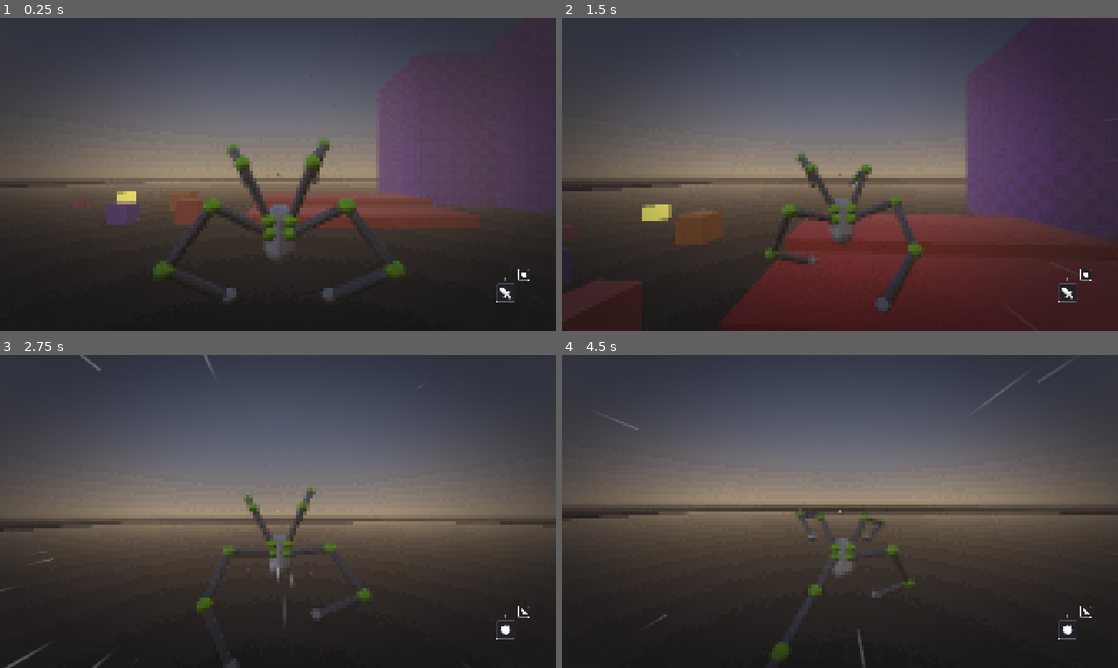
Above: before the commit, frames 1-4 (two rows, left to right).
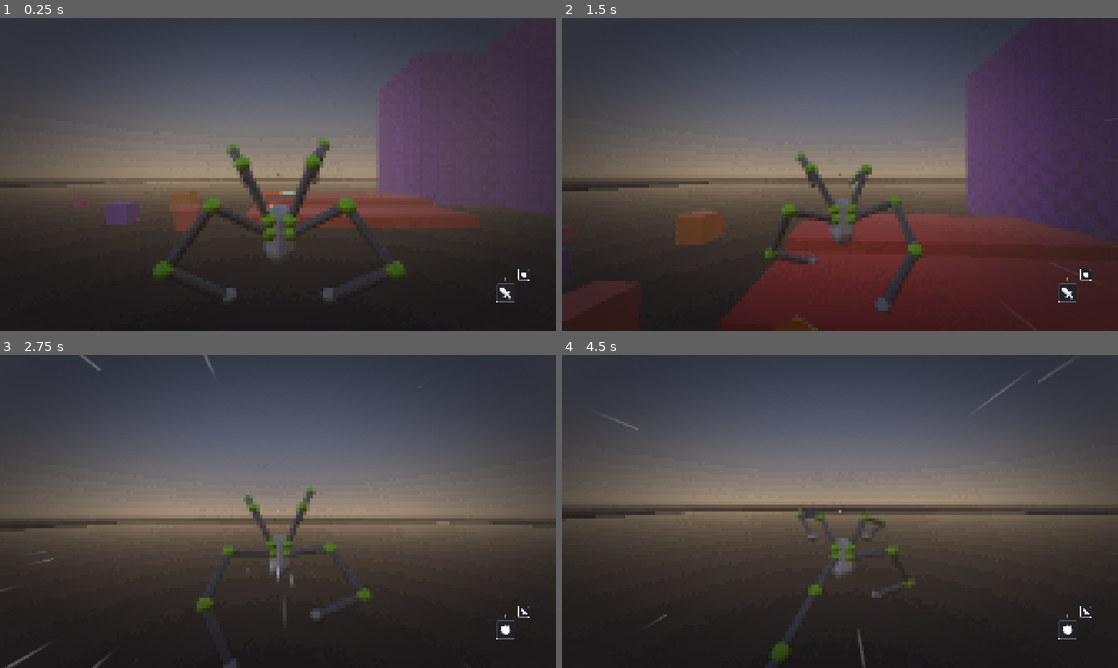
Above: after the commit, the same moments.

Repository: lliamsymonds04/doc-oc
Game: Godot game, scene res://main.tscn
The game is run twice, just before and just after one commit, with the same random seed, the same clock (stepped at 60 frames per second) and the same inputs.
Inputs (mouse positions are in pixels of both pictures, inside the frame that each line leads up to):
- Up to frame 1 (0.25 s): no input
- Up to frame 2 (1.5 s): move the mouse to (867, 174) at 0.52 s; hold W (forward) from 0.53 s (still down); tap Space (jump) at 0.6, 0.77, 1.07 s; move the mouse to (812, 174) at 1.27 s; click (812, 174) at 1.35 s
- Up to frame 3 (2.75 s): keep holding W (forward); tap Space (jump) at 1.52, 1.55, 1.82, 2.3 s; move the mouse to (289, 505) at 2.02 s; hold R (mode-switch) from 2.03 s (still down)
- Up to frame 4 (4.5 s): keep holding W (forward); move the mouse to (834, 517) at 2.77 s; release R (mode-switch) at 2.78 s; right-click (834, 517) at 2.85 s; tap Space (jump) at 3.02, 3.05, 3.32, 3.77, 3.8, 4.07, 4.35 s; move the mouse to (878, 514) at 3.52 s; hold Shift (sprint) 3.53-4.28 s; move the mouse to (795, 508) at 4.27 s

The runs differ from the first frame. In frame 1, 0.3% of the frame differs, in the area x 21-54%, y 55-68%; in frame 2, 0.3%; in frame 3, 0.2%; in frame 4, less than 0.1%.

Commit message:
feat: fireball enemy

Diff:
--- /dev/null
+++ b/assets/vfx/fire_tell.gd
@@ -0,0 +1,43 @@
+class_name FireTell
+extends Node3D
+
+## Charge-up played at the muzzle through a ranged attack's windup: the glow
+## grows and embers converge until the shot leaves.
+
+var _tween: Tween
+
+@onready var _glow: MeshInstance3D = $Glow
+@onready var _charge: GPUParticles3D = $Charge
+
+
+func _ready() -> void:
+	stop()
+
+
+## Grows the glow over `duration`; call it when the windup starts.
+func start(duration: float) -> void:
+	stop()
+
+	visible = true
+	_glow.scale = Vector3.ONE * 0.05
+
+	# The emitter idled for a whole cooldown; without this its first burst reuses
+	# the muzzle transform from the previous shot before catching up.
+	reset_physics_interpolation()
+	_glow.reset_physics_interpolation()
+	_charge.reset_physics_interpolation()
+	_charge.emitting = true
+	_charge.restart()
+
+	_tween = create_tween().set_trans(Tween.TRANS_CUBIC).set_ease(Tween.EASE_IN)
+	_tween.tween_property(_glow, "scale", Vector3.ONE, duration)
+
+
+func stop() -> void:
+	if _tween:
+		_tween.kill()
+		_tween = null
+
+	visible = false
+	if is_instance_valid(_charge):
+		_charge.emitting = false
--- /dev/null
+++ b/assets/vfx/fire_tell.tscn
@@ -0,0 +1,66 @@
+[gd_scene format=3 uid="uid://swgep8axw6ma"]
+
+[ext_resource type="Script" uid="uid://btvl5ij8glyao" path="res://assets/vfx/fire_tell.gd" id="1_script"]
+[ext_resource type="Texture2D" uid="uid://c2l3e7japhrgi" path="res://assets/textures/circle_05_a.png" id="2_glow"]
+
+[sub_resource type="StandardMaterial3D" id="Mat_glow"]
+transparency = 1
+blend_mode = 1
+shading_mode = 0
+albedo_color = Color(1, 0.55, 0.15, 1)
+albedo_texture = ExtResource("2_glow")
+billboard_mode = 1
+
+[sub_resource type="QuadMesh" id="Quad_glow"]
+
+[sub_resource type="StandardMaterial3D" id="Mat_charge"]
+transparency = 1
+blend_mode = 1
+shading_mode = 0
+vertex_color_use_as_albedo = true
+albedo_texture = ExtResource("2_glow")
+billboard_mode = 3
+particles_anim_h_frames = 1
+particles_anim_v_frames = 1
+particles_anim_loop = false
+
+[sub_resource type="Curve" id="Curve_alpha"]
+_data = [Vector2(0, 0), 0.0, 0.0, 0, 0, Vector2(0.35, 1), 0.0, 0.0, 0, 0, Vector2(1, 0), 0.0, 0.0, 0, 0]
+point_count = 3
+
+[sub_resource type="CurveTexture" id="CurveTexture_alpha"]
+curve = SubResource("Curve_alpha")
+
+[sub_resource type="ParticleProcessMaterial" id="PPM_charge"]
+emission_shape = 2
+emission_sphere_radius = 0.6
+direction = Vector3(0, 1, 0)
+spread = 180.0
+initial_velocity_max = 0.2
+gravity = Vector3(0, 0, 0)
+radial_accel_min = -10.0
+radial_accel_max = -6.0
+scale_min = 0.15
+scale_max = 0.3
+color = Color(1, 0.6, 0.2, 1)
+alpha_curve = SubResource("CurveTexture_alpha")
+
+[sub_resource type="QuadMesh" id="Quad_charge"]
+size = Vector2(0.3, 0.3)
+
+[node name="FireTell" type="Node3D" unique_id=1796861400]
+script = ExtResource("1_script")
+
+[node name="Glow" type="MeshInstance3D" parent="." unique_id=296885465]
+material_override = SubResource("Mat_glow")
+cast_shadow = 0
+mesh = SubResource("Quad_glow")
+
+[node name="Charge" type="GPUParticles3D" parent="." unique_id=546209412]
+material_override = SubResource("Mat_charge")
+cast_shadow = 0
+emitting = false
+amount = 16
+lifetime = 0.4
+process_material = SubResource("PPM_charge")
+draw_pass_1 = SubResource("Quad_charge")
--- /dev/null
+++ b/assets/vfx/fireball_impact.tscn
@@ -0,0 +1,152 @@
+[gd_scene format=3]
+
+[ext_resource type="Script" path="res://assets/vfx/impact_vfx.gd" id="1_script"]
+[ext_resource type="Texture2D" path="res://assets/textures/fire_01_a.png" id="2_fire"]
+[ext_resource type="Texture2D" path="res://assets/textures/trace_02_a.png" id="3_spark"]
+[ext_resource type="Texture2D" path="res://assets/textures/smoke_03_a.png" id="4_smoke"]
+
+[sub_resource type="StandardMaterial3D" id="Mat_fire"]
+transparency = 1
+blend_mode = 1
+shading_mode = 0
+billboard_mode = 3
+vertex_color_use_as_albedo = true
+albedo_texture = ExtResource("2_fire")
+
+[sub_resource type="QuadMesh" id="Quad_fire"]
+size = Vector2(1.2, 1.2)
+
+[sub_resource type="StandardMaterial3D" id="Mat_spark"]
+transparency = 1
+blend_mode = 1
+shading_mode = 0
+billboard_mode = 3
+vertex_color_use_as_albedo = true
+albedo_texture = ExtResource("3_spark")
+
+[sub_resource type="QuadMesh" id="Quad_spark"]
+size = Vector2(0.3, 0.3)
+
+[sub_resource type="StandardMaterial3D" id="Mat_smoke"]
+transparency = 1
+shading_mode = 0
+billboard_mode = 3
+vertex_color_use_as_albedo = true
+albedo_texture = ExtResource("4_smoke")
+
+[sub_resource type="QuadMesh" id="Quad_smoke"]
+size = Vector2(1, 1)
+
+[sub_resource type="Curve" id="Curve_fire_scale"]
+_data = [Vector2(0, 1), 0.0, 0.0, 0, 0, Vector2(1, 0.2), 0.0, 0.0, 0, 0]
+point_count = 2
+
+[sub_resource type="CurveTexture" id="CurveTexture_fire_scale"]
+curve = SubResource("Curve_fire_scale")
+
+[sub_resource type="Curve" id="Curve_fire_alpha"]
+_data = [Vector2(0, 1), 0.0, 0.0, 0, 0, Vector2(1, 0), 0.0, 0.0, 0, 0]
+point_count = 2
+
+[sub_resource type="CurveTexture" id="CurveTexture_fire_alpha"]
+curve = SubResource("Curve_fire_alpha")
+
+[sub_resource type="Curve" id="Curve_spark_alpha"]
+_data = [Vector2(0, 1), 0.0, 0.0, 0, 0, Vector2(1, 0), 0.0, 0.0, 0, 0]
+point_count = 2
+
+[sub_resource type="CurveTexture" id="CurveTexture_spark_alpha"]
+curve = SubResource("Curve_spark_alpha")
+
+[sub_resource type="Curve" id="Curve_smoke_scale"]
+_data = [Vector2(0, 0.5), 0.0, 0.0, 0, 0, Vector2(1, 1.6), 0.0, 0.0, 0, 0]
+point_count = 2
+
+[sub_resource type="CurveTexture" id="CurveTexture_smoke_scale"]
+curve = SubResource("Curve_smoke_scale")
+
+[sub_resource type="Curve" id="Curve_smoke_alpha"]
+_data = [Vector2(0, 0.6), 0.0, 0.0, 0, 0, Vector2(1, 0), 0.0, 0.0, 0, 0]
+point_count = 2
+
+[sub_resource type="CurveTexture" id="CurveTexture_smoke_alpha"]
+curve = SubResource("Curve_smoke_alpha")
+
+[sub_resource type="ParticleProcessMaterial" id="PPM_burst"]
+emission_shape = 1
+emission_sphere_radius = 0.2
+direction = Vector3(0, 1, 0)
+spread = 70.0
+initial_velocity_min = 2.0
+initial_velocity_max = 5.0
+gravity = Vector3(0, 2, 0)
+damping_min = 2.0
+damping_max = 4.0
+scale_min = 0.7
+scale_max = 1.1
+scale_curve = SubResource("CurveTexture_fire_scale")
+color = Color(1, 0.5, 0.12, 1)
+alpha_curve = SubResource("CurveTexture_fire_alpha")
+
+[sub_resource type="ParticleProcessMaterial" id="PPM_spark"]
+direction = Vector3(0, 1, 0)
+spread = 80.0
+initial_velocity_min = 6.0
+initial_velocity_max = 12.0
+gravity = Vector3(0, -20, 0)
+scale_min = 0.15
+scale_max = 0.3
+color = Color(1, 0.8, 0.4, 1)
+alpha_curve = SubResource("CurveTexture_spark_alpha")
+
+[sub_resource type="ParticleProcessMaterial" id="PPM_smoke"]
+emission_shape = 1
+emission_sphere_radius = 0.3
+direction = Vector3(0, 1, 0)
+spread = 60.0
+initial_velocity_min = 0.5
+initial_velocity_max = 1.5
+gravity = Vector3(0, 1, 0)
+damping_min = 1.0
+damping_max = 2.0
+scale_min = 0.6
+scale_max = 0.9
+scale_curve = SubResource("CurveTexture_smoke_scale")
+color = Color(0.12, 0.1, 0.1, 1)
+alpha_curve = SubResource("CurveTexture_smoke_alpha")
+
+[node name="FireballImpact" type="Node3D"]
+script = ExtResource("1_script")
+
+[node name="Burst" type="GPUParticles3D" parent="."]
+cast_shadow = 0
+material_override = SubResource("Mat_fire")
+emitting = false
+amount = 14
+lifetime = 0.5
+one_shot = true
+explosiveness = 1.0
+process_material = SubResource("PPM_burst")
+draw_pass_1 = SubResource("Quad_fire")
+
+[node name="Sparks" type="GPUParticles3D" parent="."]
+cast_shadow = 0
+material_override = SubResource("Mat_spark")
+emitting = false
+amount = 12
+lifetime = 0.4
+one_shot = true
+explosiveness = 1.0
+process_material = SubResource("PPM_spark")
+draw_pass_1 = SubResource("Quad_spark")
+
+[node name="Smoke" type="GPUParticles3D" parent="."]
+cast_shadow = 0
+material_override = SubResource("Mat_smoke")
+emitting = false
+amount = 6
+lifetime = 1.1
+one_shot = true
+explosiveness = 0.9
+process_material = SubResource("PPM_smoke")
+draw_pass_1 = SubResource("Quad_smoke")
--- a/assets/vfx/impact_vfx.gd
+++ b/assets/vfx/impact_vfx.gd
@@ -16,7 +16,9 @@
 			)
 			right = fallback.cross(normal)
 		right = right.normalized()
-		fwd = normal.cross(right).normalized()
+		# right x normal, not normal x right: the other order mirrors the basis
+		# (det -1) and back-face culling hides every particle.
+		fwd = right.cross(normal).normalized()
 		global_basis = Basis(right, normal, fwd)
 	else:
 		global_basis = Basis.IDENTITY
--- a/main.tscn
+++ b/main.tscn
@@ -10,6 +10,7 @@
 [ext_resource type="PackedScene" uid="uid://fqe70d8uduc6" path="res://ui/hud/hud.tscn" id="8_5vw27"]
 [ext_resource type="Script" uid="uid://c34dnohk30mk" path="res://systems/util/debug_ray_drawer.gd" id="9_dbg"]
 [ext_resource type="PackedScene" uid="uid://dqbd8ih3ynaal" path="res://systems/enemy/basic_enemy.tscn" id="10_4c57u"]
+[ext_resource type="PackedScene" path="res://systems/enemy/fireball_enemy.tscn" id="10_fireball"]
 [ext_resource type="Script" uid="uid://bdtssx7vpj7jn" path="res://systems/enemy/dummy.gd" id="11_efxa6"]
 [ext_resource type="Script" uid="uid://ctgilxfxha04r" path="res://main.gd" id="12_main"]
 [ext_resource type="Shader" uid="uid://cagkf5o8es3pp" path="res://shaders/pixelate.gdshader" id="13_pixel"]
@@ -64,25 +65,18 @@
 [sub_resource type="BoxShape3D" id="BoxShape3D_orange"]
 size = Vector3(2, 2, 2)
 
-[sub_resource type="StandardMaterial3D" id="BoxMat_yellow"]
-albedo_color = Color(1, 0.82, 0.2, 1)
-roughness = 0.4
-emission_enabled = true
-emission = Color(1, 0.75, 0.25, 1)
-emission_energy_multiplier = 1.2
+[sub_resource type="StandardMaterial3D" id="BoxMat_pink"]
+albedo_color = Color(1, 0.32, 0.62, 1)
+roughness = 0.45
+
+[sub_resource type="BoxShape3D" id="BoxShape3D_pink"]
+
+[sub_resource type="StandardMaterial3D" id="BoxMat_purple"]
+albedo_color = Color(0.62, 0.33, 1, 1)
+roughness = 0.45
 
 [sub_resource type="BoxShape3D" id="BoxShape3D_m2c1y"]
 size = Vector3(1.5, 1.5, 1.5)
-
-[sub_resource type="StandardMaterial3D" id="BoxMat_pink"]
-albedo_color = Color(1, 0.32, 0.62, 1)
-roughness = 0.45
-
-[sub_resource type="BoxShape3D" id="BoxShape3D_pink"]
-
-[sub_resource type="StandardMaterial3D" id="BoxMat_purple"]
-albedo_color = Color(0.62, 0.33, 1, 1)
-roughness = 0.45
 
 [sub_resource type="Resource" id="Resource_b5y0m"]
 script = ExtResource("3_kek77")
@@ -152,17 +146,6 @@
 [node name="CollisionShape3D" type="CollisionShape3D" parent="BoxOrange" unique_id=145132775]
 shape = SubResource("BoxShape3D_orange")
 
-[node name="BoxYellow" type="RigidBody3D" parent="." unique_id=145132776 groups=["impact_group", "trail_group"]]
-transform = Transform3D(1, 0, 0, 0, 1, 0, 0, 0, 1, -36, 0.75, 1)
-mass = 3.0
-
-[node name="BoxYellow" type="CSGBox3D" parent="BoxYellow" unique_id=145132709]
-size = Vector3(1.5, 1.5, 1.5)
-material = SubResource("BoxMat_yellow")
-
-[node name="CollisionShape3D" type="CollisionShape3D" parent="BoxYellow" unique_id=145132777]
-shape = SubResource("BoxShape3D_m2c1y")
-
 [node name="BoxPink" type="RigidBody3D" parent="." unique_id=145132778 groups=["impact_group", "trail_group"]]
 transform = Transform3D(1, 0, 0, 0, 1, 0, 0, 0, 1, -36, 1.5, 7)
 mass = 1.5
@@ -239,7 +222,7 @@
 [node name="Hud" parent="." unique_id=1447860461 instance=ExtResource("8_5vw27")]
 
 [node name="BoxCoral" type="RigidBody3D" parent="." unique_id=589689143 groups=["impact_group", "trail_group"]]
-transform = Transform3D(1, 0, 0, 0, 1, 0, 0, 0, 1, -21.865284, 1.7930105, 13.972524)
+transform = Transform3D(1, 0, 0, 0, 1, 0, 0, 0, 1, -21.865284, 0.7930105, 13.972524)
 mass = 4.0
 
 [node name="BoxCoral" type="CSGBox3D" parent="BoxCoral" unique_id=145132706]
@@ -255,6 +238,11 @@
 enemy_scene = ExtResource("10_4c57u")
 metadata/_custom_type_script = "uid://bdtssx7vpj7jn"
 
+[node name="FireballEnemy" type="Node3D" parent="."]
+transform = Transform3D(1, 0, 0, 0, 1, 0, 0, 0, 1, -15.682001, 0, 15)
+script = ExtResource("11_efxa6")
+enemy_scene = ExtResource("10_fireball")
+
 [connection signal="aim_at_enemy_changed" from="Player" to="Hud" method="_on_aim_at_enemy_changed"]
 [connection signal="attack_hit" from="Player" to="Hud" method="_on_attack_hit"]
 [connection signal="grabbing_changed" from="Player" to="Hud" method="_on_grabbing_changed"]
--- /dev/null
+++ b/systems/enemy/attack/enemy_fireball_attack.gd
@@ -0,0 +1,98 @@
+class_name EnemyFireballAttack
+extends EnemyAttack
+
+## IDLE -> WINDUP -> RECOVERY -> IDLE. The tell charges at the muzzle through
+## the windup, then a fireball is launched along the aim snapshot.
+
+enum Phase { IDLE, WINDUP, RECOVERY }
+
+const TELL_SCENE := preload("res://assets/vfx/fire_tell.tscn")
+const WORLD_MASK: int = 1
+
+var _config: FireballAttackConfig
+var _phase: Phase = Phase.IDLE
+var _phase_timer: float = 0.0
+var _tell: FireTell
+
+
+func _init(e: EnemyController, config: FireballAttackConfig) -> void:
+	super(e)
+	_config = config
+
+	_tell = TELL_SCENE.instantiate() as FireTell
+	_tell.position = Vector3(0.0, _config.muzzle_height, -_config.muzzle_forward)
+	e.add_child(_tell)
+
+
+func can_start(dist: float) -> bool:
+	if _phase != Phase.IDLE or dist >= _config.detection_range:
+		return false
+
+	return _has_line_of_sight()
+
+
+func start() -> void:
+	_phase = Phase.WINDUP
+	_phase_timer = _config.windup
+	_tell.start(_config.windup)
+
+
+func physics_update(dt: float) -> void:
+	if _phase == Phase.IDLE:
+		return
+
+	_phase_timer -= dt
+	if _phase_timer > 0.0:
+		return
+
+	match _phase:
+		Phase.WINDUP:
+			_phase = Phase.RECOVERY
+			_phase_timer = _config.recovery
+			_fire()
+		Phase.RECOVERY:
+			cancel()
+
+
+func cancel() -> void:
+	_phase = Phase.IDLE
+	_phase_timer = 0.0
+	_tell.stop()
+
+
+func is_committed() -> bool:
+	return _phase == Phase.WINDUP
+
+
+## Aim keeps tracking through the windup, so a strafing target is still hit.
+func committed_turn_speed() -> float:
+	return _config.turn_speed
+
+
+## Aim snapshot at release: the player can dodge once the fireball is out.
+func _fire() -> void:
+	_tell.stop()
+
+	var target := enemy.get_target()
+	if target == null:
+		return
+
+	var from := _muzzle()
+	var to := target.global_position + Vector3.UP * _config.aim_height
+	# root, not the enemy: the shot has to outlive its shooter
+	Fireball.spawn(_config, enemy.get_tree().current_scene, from, to)
+
+
+## The tell is parented to the enemy, so its transform is already the muzzle.
+func _muzzle() -> Vector3:
+	return _tell.global_position
+
+
+func _has_line_of_sight() -> bool:
+	var target := enemy.get_target()
+	if target == null:
+		return false
+
+	var to := target.global_position + Vector3.UP * _config.aim_height
+	var params := PhysicsRayQueryParameters3D.create(_muzzle(), to, WORLD_MASK)
+	return enemy.get_world_3d().direct_space_state.intersect_ray(params).is_empty()
--- /dev/null
+++ b/systems/enemy/config/fireball_attack_config.gd
@@ -0,0 +1,23 @@
+class_name FireballAttackConfig
+extends EnemyAttackConfig
+
+## Shooting starts inside this range.
+@export var detection_range: float = 14.0
+
+@export_group("Aim")
+## Yaw rate (rad/s) while committed; faster than the walk turn.
+@export var turn_speed: float = 8.0
+## Height above the enemy's feet the fireball leaves from.
+@export var muzzle_height: float = 1.5
+## How far in front of the visor it spawns, keeping the shot clear of the body.
+@export var muzzle_forward: float = 0.5
+## Height above the player's feet to aim at (their chest).
+@export var aim_height: float = 1.0
+
+@export_group("Shot")
+## Telegraph: the tell charges at the muzzle and only the aim tracks.
+@export var windup: float = 0.6
+@export var fireball_speed: float = 18.0
+@export var fireball_damage: float = 15.0
+## Recovery doubles as the cooldown before another windup can start.
+@export var recovery: float = 1.5
--- a/systems/enemy/enemy_controller.gd
+++ b/systems/enemy/enemy_controller.gd
@@ -65,6 +65,9 @@
 	var attack_config := config.attack
 	if attack_config == null:
 		attack_config = MeleeAttackConfig.new()
+
+	if attack_config is FireballAttackConfig:
+		return EnemyFireballAttack.new(self, attack_config as FireballAttackConfig)
 
 	if attack_config is SlamAttackConfig:
 		return EnemySlamAttack.new(self, attack_config as SlamAttackConfig)
--- /dev/null
+++ b/systems/enemy/fireball_enemy.tscn
@@ -0,0 +1,62 @@
+[gd_scene format=3]
+
+[ext_resource type="Script" path="res://systems/enemy/enemy_controller.gd" id="1_controller"]
+[ext_resource type="Script" path="res://systems/enemy/config/fireball_attack_config.gd" id="2_attack"]
+[ext_resource type="Script" path="res://systems/common/health_controller.gd" id="3_health"]
+[ext_resource type="Script" path="res://systems/enemy/config/enemy_config.gd" id="4_enemy_config"]
+[ext_resource type="PackedScene" path="res://systems/enemy/healthbar/health_bar.tscn" id="5_health_bar"]
+
+[sub_resource type="Resource" id="Resource_attack"]
+script = ExtResource("2_attack")
+detection_range = 14.0
+turn_speed = 8.0
+muzzle_height = 1.5
+muzzle_forward = 0.5
+aim_height = 1.0
+windup = 0.6
+fireball_speed = 18.0
+fireball_damage = 15.0
+recovery = 1.5
+
+[sub_resource type="Resource" id="Resource_config"]
+script = ExtResource("4_enemy_config")
+stop_distance = 10.0
+attack = SubResource("Resource_attack")
+
+[sub_resource type="StandardMaterial3D" id="Mat_body"]
+albedo_color = Color(0.95, 0.45, 0.1, 1)
+
+[sub_resource type="CapsuleMesh" id="Mesh_body"]
+material = SubResource("Mat_body")
+
+[sub_resource type="CapsuleShape3D" id="Shape_body"]
+
+[sub_resource type="StandardMaterial3D" id="Mat_visor"]
+albedo_color = Color(1, 0.9, 0.4, 1)
+
+[sub_resource type="BoxMesh" id="Mesh_visor"]
+size = Vector3(0.8, 0.342, 0.3)
+
+[node name="FireballEnemy" type="CharacterBody3D" node_paths=PackedStringArray("health_bar")]
+script = ExtResource("1_controller")
+config = SubResource("Resource_config")
+health_bar = NodePath("HealthBar")
+
+[node name="Mesh" type="MeshInstance3D" parent="."]
+transform = Transform3D(1, 0, 0, 0, 1, 0, 0, 0, 1, 0, 1, 0)
+mesh = SubResource("Mesh_body")
+
+[node name="Visor" type="MeshInstance3D" parent="Mesh"]
+transform = Transform3D(1, 0, 0, 0, 1, 0, 0, 0, 1, 0, 0.5175495, -0.36745787)
+material_override = SubResource("Mat_visor")
+mesh = SubResource("Mesh_visor")
+
+[node name="Hitbox" type="CollisionShape3D" parent="."]
+transform = Transform3D(1, 0, 0, 0, 1, 0, 0, 0, 1, 0, 1, 0)
+shape = SubResource("Shape_body")
+
+[node name="HealthController" type="Node" parent="."]
+script = ExtResource("3_health")
+
+[node name="HealthBar" parent="." instance=ExtResource("5_health_bar")]
+transform = Transform3D(1, 0, 0, 0, 1, 0, 0, 0, 1, 0, 2.5, 0)
--- /dev/null
+++ b/systems/enemy/projectile/fireball.gd
@@ -0,0 +1,75 @@
+class_name Fireball
+extends Node3D
+
+const SCENE := preload("res://systems/enemy/projectile/fireball.tscn")
+const IMPACT_SCENE := preload("res://assets/vfx/fireball_impact.tscn")
+const IMPACT_LIFETIME: float = 1.2
+
+@export var radius: float = 0.35
+@export var max_lifetime: float = 4.0
+@export_flags_3d_physics var hit_mask: int = 1 | 2
+
+var _velocity: Vector3
+var _life: float
+var _damage: float
+var _shape := SphereShape3D.new()
+
+@onready var _flame: GPUParticles3D = $Flame
+
+
+static func spawn(
+	config: FireballAttackConfig, parent: Node, from: Vector3, to: Vector3
+) -> Fireball:
+	var fireball := SCENE.instantiate() as Fireball
+	fireball._damage = config.fireball_damage
+	parent.add_child(fireball)
+	fireball._launch(from, to - from, config.fireball_speed)
+	return fireball
+
+
+func _ready() -> void:
+	_shape.radius = radius
+
+
+func _launch(from: Vector3, dir: Vector3, speed: float) -> void:
+	global_position = from
+	_velocity = dir.normalized() * speed
+	reset_physics_interpolation()
+
+	_flame.emitting = true
+
+
+func _physics_process(dt: float) -> void:
+	_life += dt
+	if _life > max_lifetime:
+		queue_free()
+		return
+
+	var motion := _velocity * dt
+	var hit: Variant = RaycastUtil.shape_cast(
+		get_world_3d().direct_space_state, _shape, global_position, motion, hit_mask
+	)
+
+	if hit == null:
+		global_position += motion
+		return
+
+	var normal: Vector3 = hit["normal"]
+	var collider: Object = hit["collider"]
+	global_position = hit["position"]
+	_explode(normal, collider)
+
+
+func _explode(normal: Vector3, collider: Object) -> void:
+	var player := collider as PlayerController
+	if player != null:
+		player.take_damage(_damage)
+
+	var impact := IMPACT_SCENE.instantiate() as ImpactVFX
+	# root, not the fireball: the burst has to outlive this node
+	get_tree().current_scene.add_child(impact)
+	impact.play(global_position, normal)
+	# nothing else owns the burst, so it would sit in the tree forever
+	get_tree().create_timer(IMPACT_LIFETIME).timeout.connect(impact.queue_free)
+
+	queue_free()
--- /dev/null
+++ b/systems/enemy/projectile/fireball.tscn
@@ -0,0 +1,79 @@
+[gd_scene format=3 uid="uid://cf0rhydpl5q4r"]
+
+[ext_resource type="Script" uid="uid://pgvw8cbw2hvu" path="res://systems/enemy/projectile/fireball.gd" id="1_script"]
+[ext_resource type="Texture2D" uid="uid://d21y51e3quq58" path="res://assets/textures/fire_01_a.png" id="2_core"]
+[ext_resource type="Texture2D" uid="uid://c1q2eg4haa3sb" path="res://assets/textures/flame_02_a.png" id="3_flame"]
+
+[sub_resource type="StandardMaterial3D" id="Mat_core"]
+transparency = 1
+blend_mode = 1
+shading_mode = 0
+albedo_color = Color(1, 0.55, 0.15, 1)
+albedo_texture = ExtResource("2_core")
+billboard_mode = 1
+
+[sub_resource type="QuadMesh" id="Quad_core"]
+
+[sub_resource type="StandardMaterial3D" id="Mat_flame"]
+transparency = 1
+blend_mode = 1
+shading_mode = 0
+vertex_color_use_as_albedo = true
+albedo_texture = ExtResource("3_flame")
+billboard_mode = 3
+particles_anim_h_frames = 1
+particles_anim_v_frames = 1
+particles_anim_loop = false
+
+[sub_resource type="Curve" id="Curve_flame_alpha"]
+_data = [Vector2(0, 1), 0.0, 0.0, 0, 0, Vector2(1, 0), 0.0, 0.0, 0, 0]
+point_count = 2
+
+[sub_resource type="CurveTexture" id="CurveTexture_flame_alpha"]
+curve = SubResource("Curve_flame_alpha")
+
+[sub_resource type="Curve" id="Curve_flame_scale"]
+_data = [Vector2(0, 1), 0.0, 0.0, 0, 0, Vector2(1, 0.1), 0.0, 0.0, 0, 0]
+point_count = 2
+
+[sub_resource type="CurveTexture" id="CurveTexture_flame_scale"]
+curve = SubResource("Curve_flame_scale")
+
+[sub_resource type="ParticleProcessMaterial" id="PPM_flame"]
+direction = Vector3(0, 1, 0)
+spread = 180.0
+initial_velocity_min = 0.2
+initial_velocity_max = 0.6
+gravity = Vector3(0, 1.5, 0)
+damping_min = 1.0
+damping_max = 2.0
+scale_min = 0.6
+scale_max = 0.9
+scale_curve = SubResource("CurveTexture_flame_scale")
+color = Color(1, 0.45, 0.1, 1)
+alpha_curve = SubResource("CurveTexture_flame_alpha")
+
+[sub_resource type="QuadMesh" id="Quad_flame"]
+size = Vector2(0.8, 0.8)
+
+[node name="Fireball" type="Node3D" unique_id=151286524]
+script = ExtResource("1_script")
+
+[node name="Core" type="MeshInstance3D" parent="." unique_id=2100961525]
+material_override = SubResource("Mat_core")
+cast_shadow = 0
+mesh = SubResource("Quad_core")
+
+[node name="Glow" type="OmniLight3D" parent="." unique_id=1457683420]
+light_color = Color(1, 0.45, 0.1, 1)
+light_energy = 1.5
+omni_range = 4.0
+
+[node name="Flame" type="GPUParticles3D" parent="." unique_id=1696673887]
+material_override = SubResource("Mat_flame")
+cast_shadow = 0
+emitting = false
+amount = 24
+lifetime = 0.45
+process_material = SubResource("PPM_flame")
+draw_pass_1 = SubResource("Quad_flame")
Binary file added: assets/textures/fire_01_a.png
Not shown, added: assets/textures/fire_01_a.png.import
Binary file added: assets/textures/flame_02_a.png
Not shown, added: assets/textures/flame_02_a.png.import
Not shown, added: assets/vfx/fire_tell.gd.uid
Not shown, added: systems/enemy/attack/enemy_fireball_attack.gd.uid
Not shown, added: systems/enemy/config/fireball_attack_config.gd.uid
Not shown, added: systems/enemy/projectile/fireball.gd.uid
